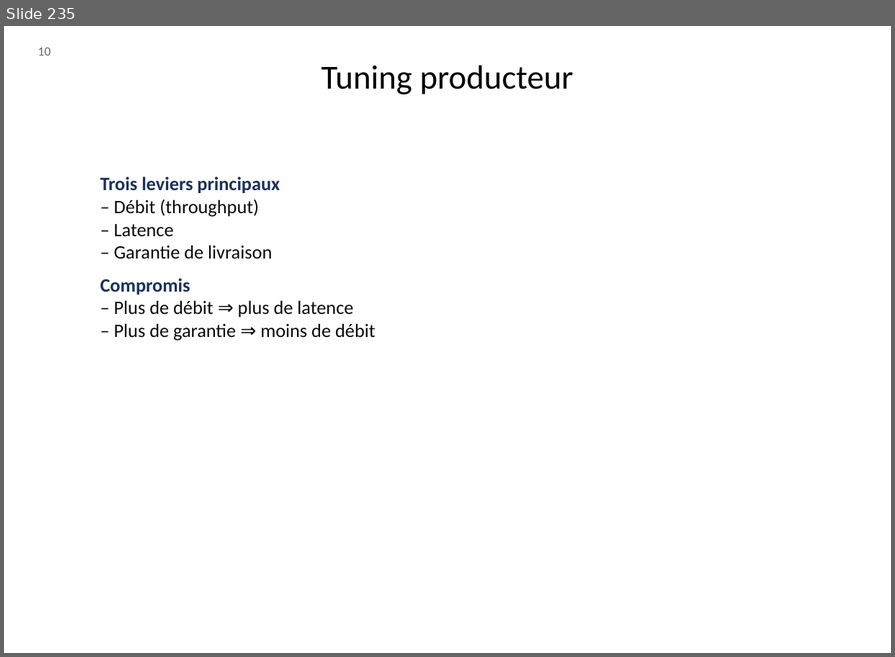
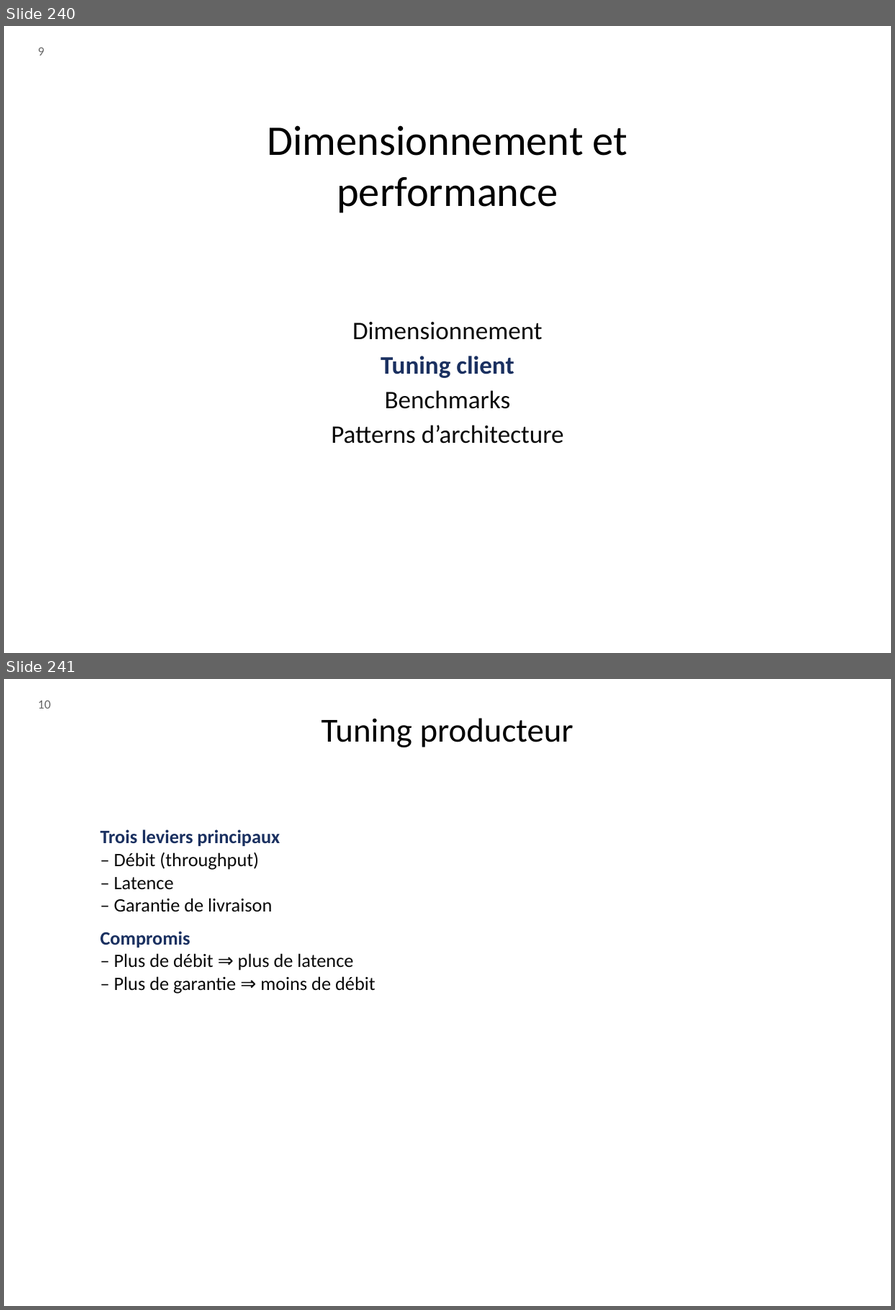
Before and after one commit to dthibau/kafka, a slide deck: KafkaAdmin.odp. Shown one above the other, each under a label of ours: slide 235 before the commit, slides 240 and 241 after it. The pictures are 895x657 and 895x1310 pixels, drawn with LibreOffice and Linux fonts; fonts in the diff are those of the drawing. Boxes give left, top, right and bottom in pixels: in the first picture for what was removed or moved away, otherwise in the second. Text is boxed around its words. In the diff, an @@ line names an element or a change of style, - is before the commit and + after.

```diff
--- a/KafkaAdmin.odp
+++ b/KafkaAdmin.odp
@@ slide 240 added at (x1=4, y1=26, x2=891, y2=653), background #FFFFFF @@
@@ text added at (x1=38, y1=47, x2=44, y2=56), 12 pt, text #666666 @@
+9
@@ text added at (x1=268, y1=125, x2=628, y2=213), 40 pt, text #000000 @@
+Dimensionnement et
+performance
@@ text added at (x1=331, y1=322, x2=564, y2=444), 24 pt, text #0A0A0A @@
+Dimensionnement
+Tuning client
+Benchmarks
+Patterns d’architecture
@@ what was slide 235 is now slide 241 @@
```
Also in this commit, not shown: 30 slides changed, 8 other slides added, 3 slides removed, 1 other file.
